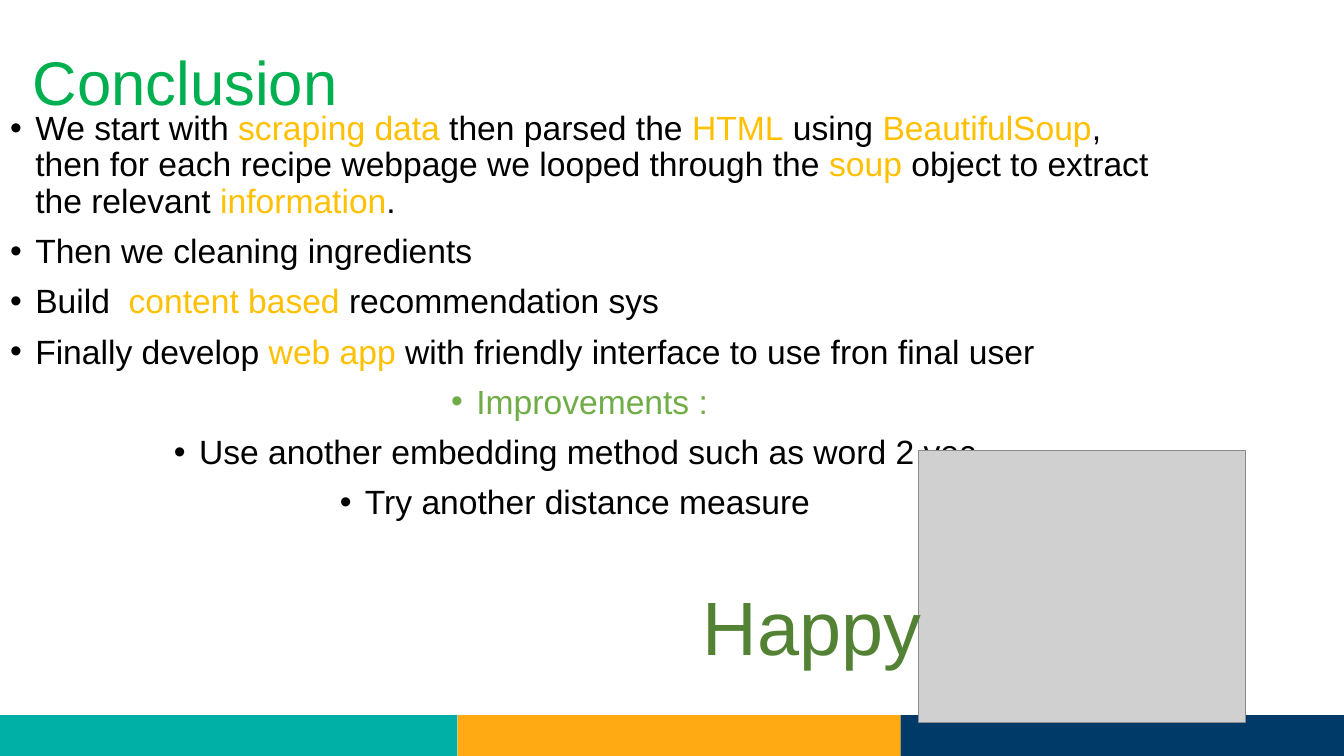
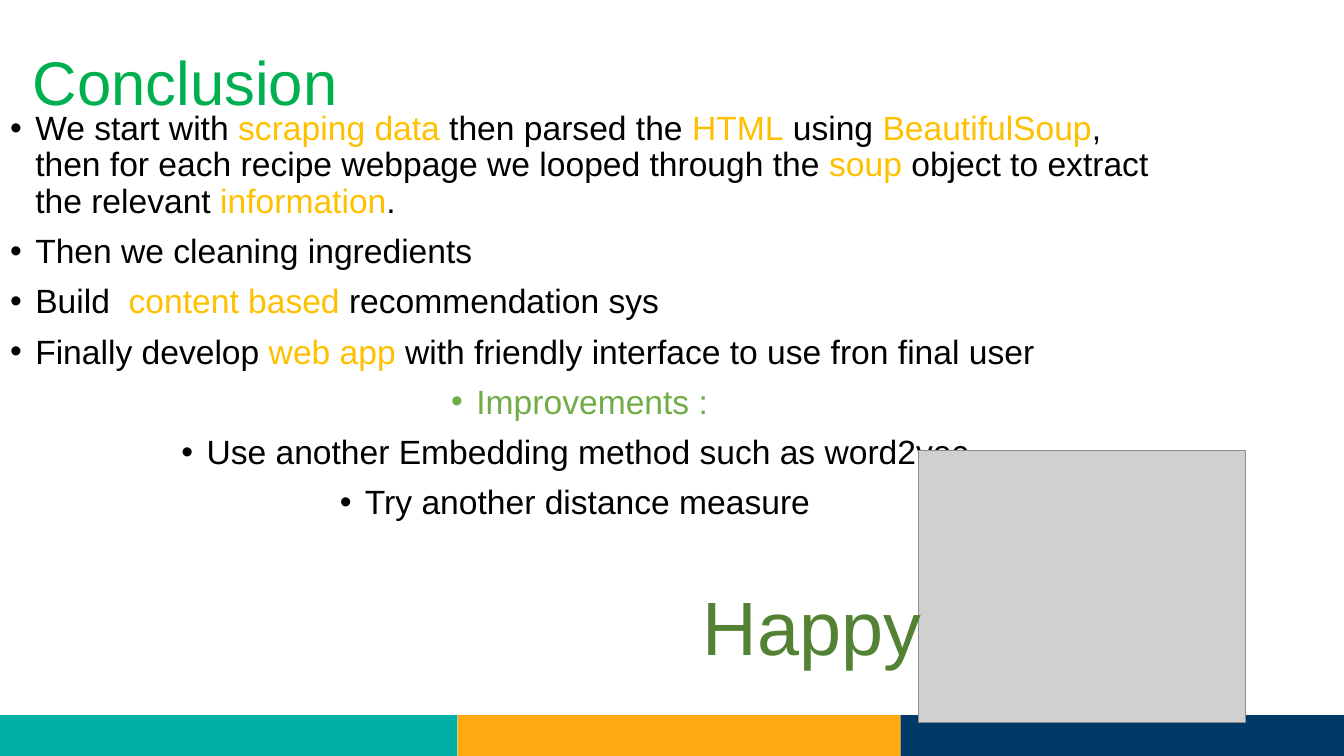
Before and after one commit to Nourshosharah/Chef_Recommendation_sys, a slide deck: slide 21 of Projects.pptx. Drawn at 1344x756 pixels with LibreOffice and Linux fonts; fonts in the diff are those of the drawing; grey boxes stand for pictures; background and template pictures are left out. Boxes give left, top, right and bottom in pixels: in the first picture for what was removed or moved away, otherwise in the second. Text is boxed around its words. In the diff, an @@ line names an element or a change of style, - is before the commit and + after.

```diff
--- a/Projects.pptx
+++ b/Projects.pptx
@@ text at (x1=207, y1=439, x2=969, y2=471): text changed @@
-• Use another embedding method such as word 2 vec
+• Use another Embedding method such as word2vec
```
Also in this commit, not shown: 4 other slides changed.
